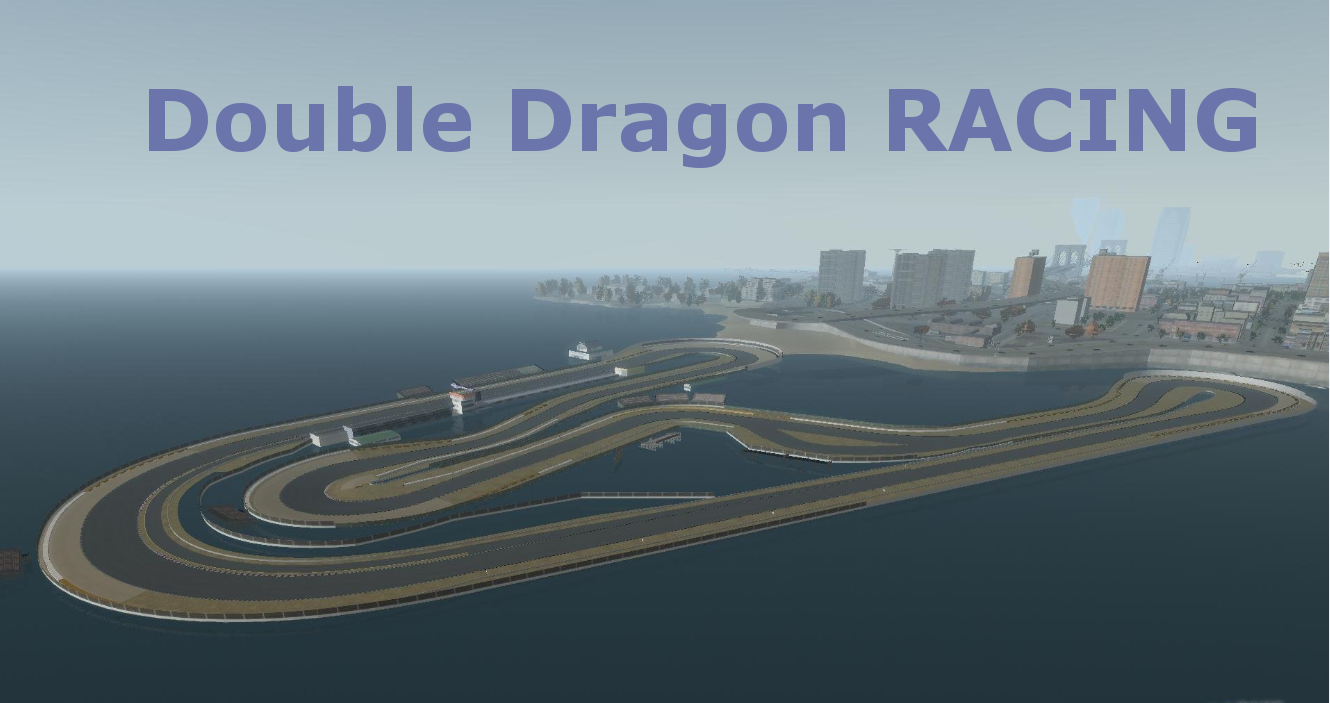
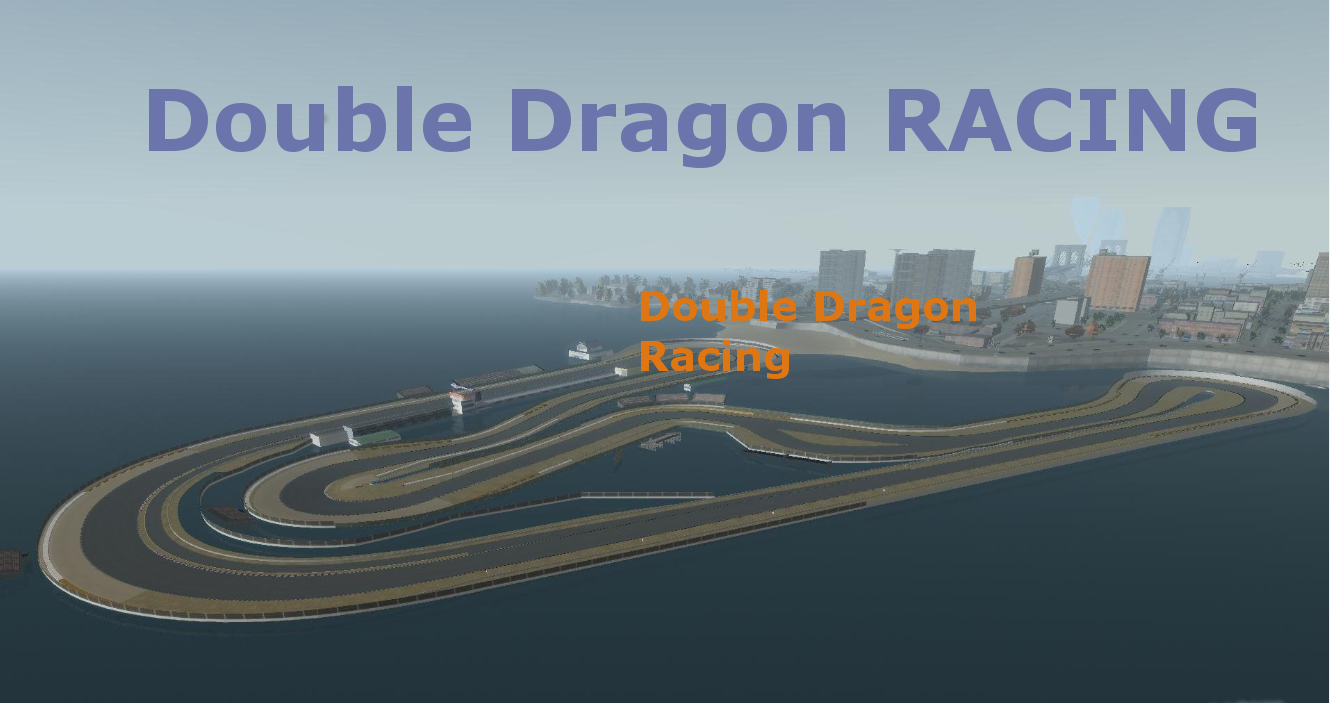
Revision of a layered 1330px x 703px image; what changed, layer by layer:
added layer "Double Dragon Racing" above "wall.PNG" over [641, 290, 976, 379]
painted on "wall.PNG" over [324, 111, 330, 126]
